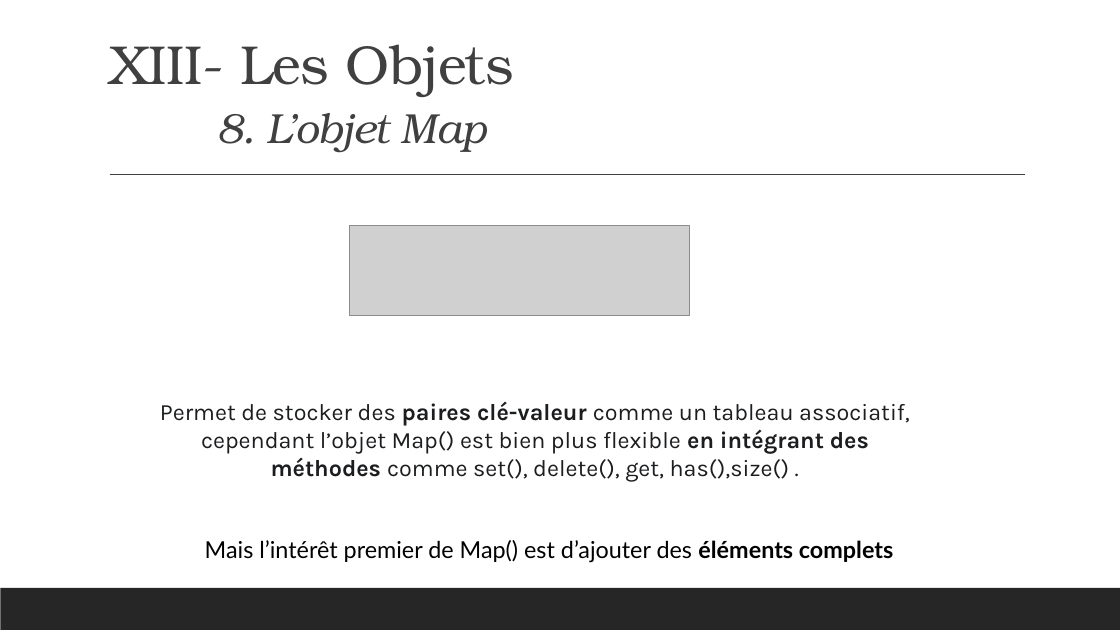
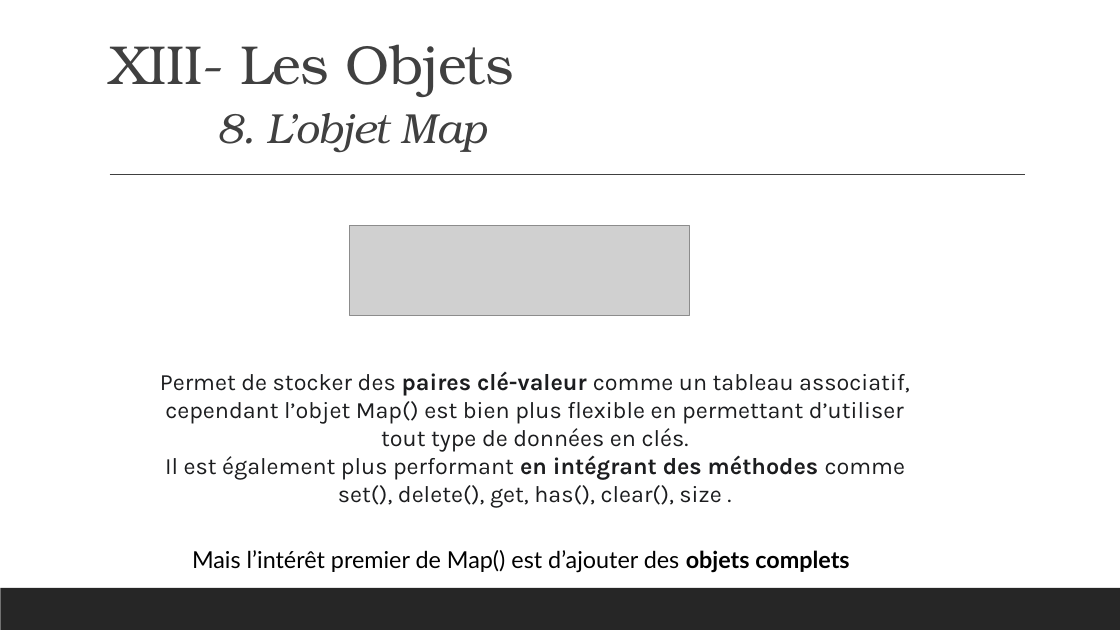
Before and after one commit to bldr4/JavaScript, a slide deck: slide 132 of js.pptx. Drawn at 1120x630 pixels with LibreOffice and Linux fonts; fonts in the diff are those of the drawing; grey boxes stand for pictures. Boxes give left, top, right and bottom in pixels: in the first picture for what was removed or moved away, otherwise in the second. Text is boxed around its words. In the diff, an @@ line names an element or a change of style, - is before the commit and + after.

```diff
--- a/js.pptx
+++ b/js.pptx
@@ text at (160, 372, 910, 507): text changed @@
-Permet de stocker des paires clé-valeur comme un tableau associatif, cependant l’objet Map() est bien plus flexible en intégrant des méthodes comme set(), delete(), get, has(),size() .
+Permet de stocker des paires clé-valeur comme un tableau associatif, cependant l’objet Map() est bien plus flexible en permettant d’utiliser tout type de données en clés.
+Il est également plus performant en intégrant des méthodes comme set(), delete(), get, has(), clear(), size .
@@ text at (192, 550, 849, 573): text changed @@
-Mais l’intérêt premier de Map() est d’ajouter des éléments complets
+Mais l’intérêt premier de Map() est d’ajouter des objets complets
```
Also in this commit, not shown: 5 other slides changed, 8 other files.
